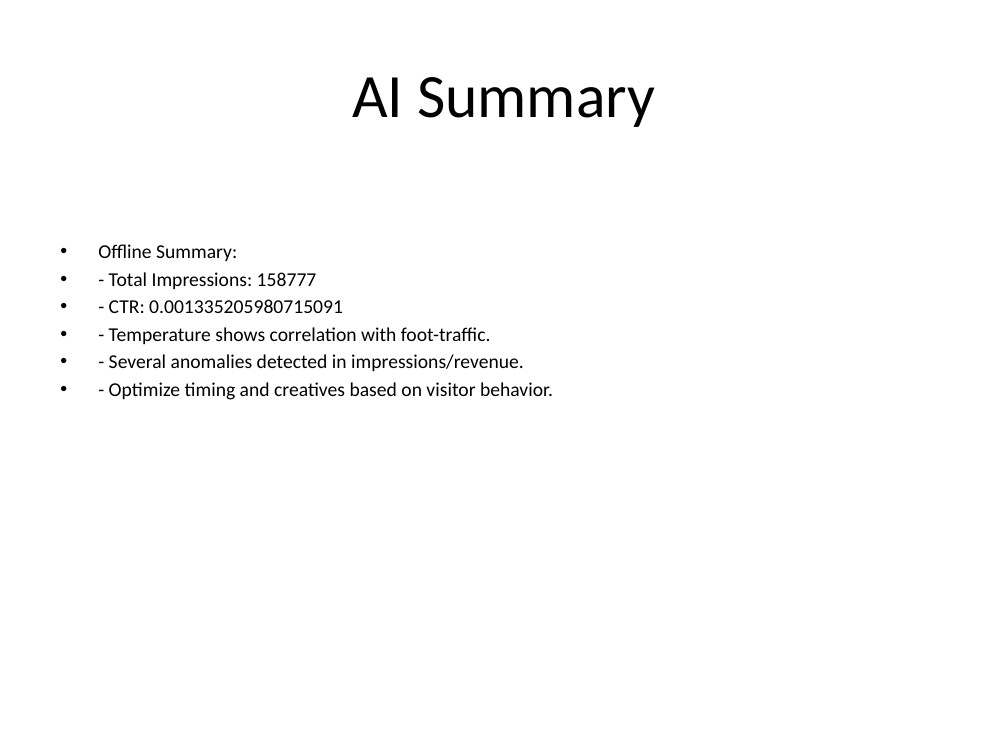
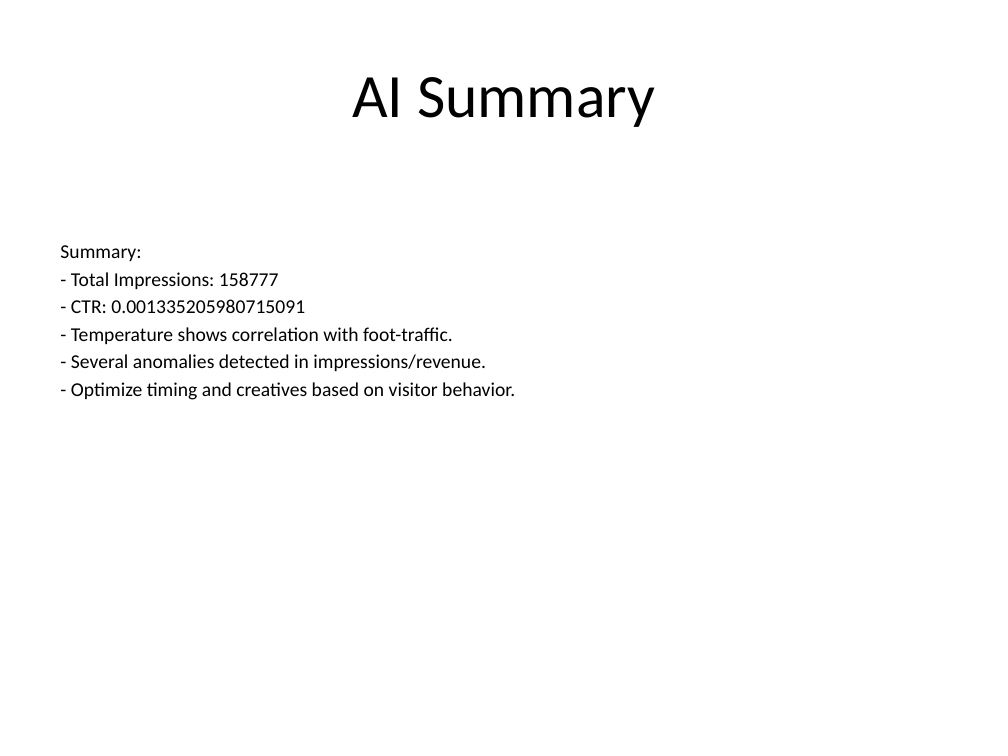
Before and after one commit to shrihareepanchal/GTHackthon, a slide deck: slide 2 of reports/final_report.pptx. Drawn at 1008x756 pixels with LibreOffice and Linux fonts; fonts in the diff are those of the drawing. Boxes give left, top, right and bottom in pixels: in the first picture for what was removed or moved away, otherwise in the second. Text is boxed around its words. In the diff, an @@ line names an element or a change of style, - is before the commit and + after.

```diff
--- a/reports/final_report.pptx
+++ b/reports/final_report.pptx
@@ text at (60, 245, 141, 261): text changed @@
-• Offline Summary:
+Summary:
@@ text at (71, 272, 515, 400): bullet • to none @@
```
Also in this commit, not shown: 5 other slides changed.
